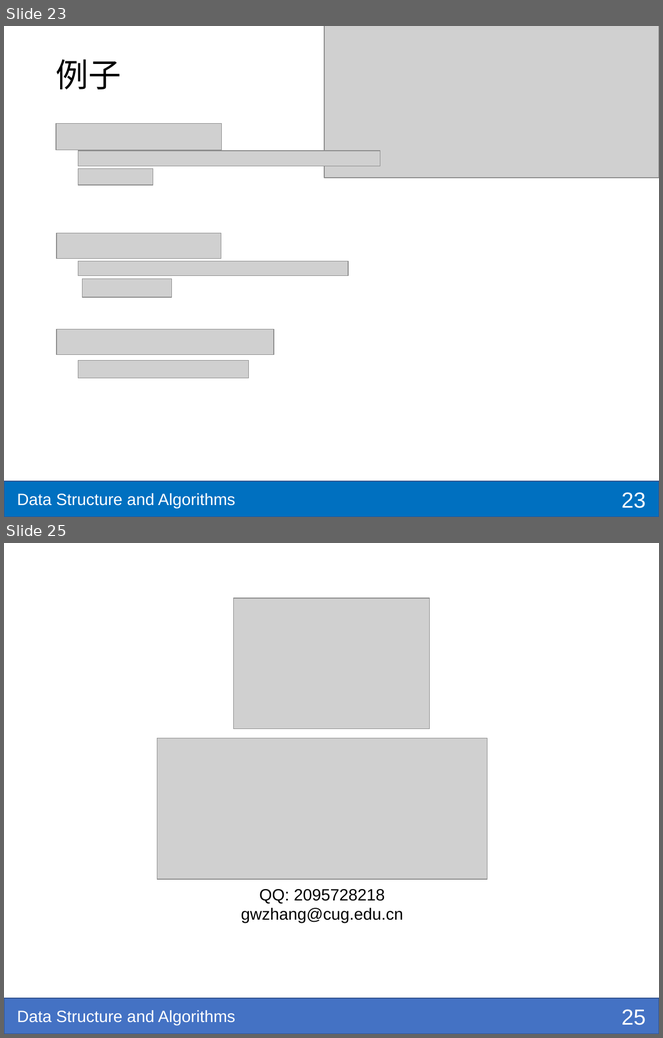
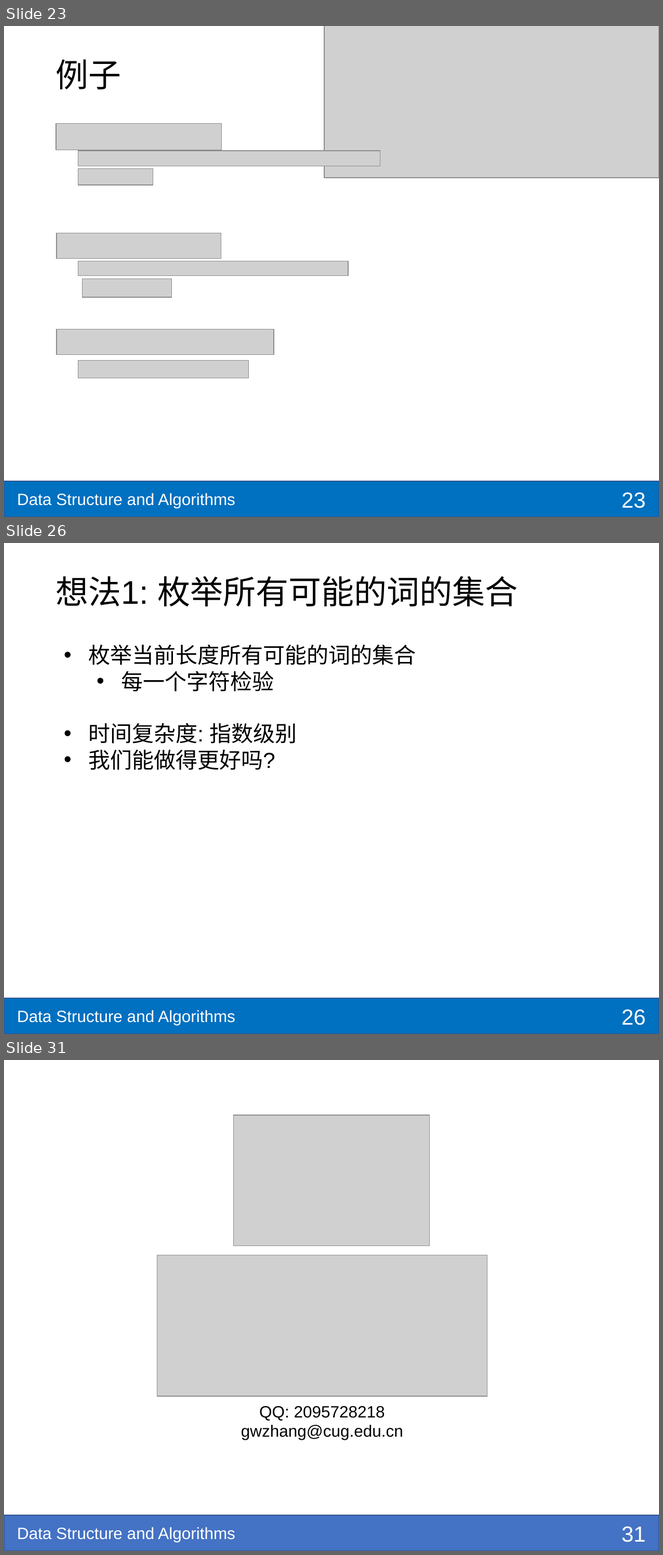
Before and after one commit to shzaiz/dx-public, a slide deck: notes/notes/ds-algo/ch3-recursive.pptx. Shown one above the other, each under a label of ours: slides 23 and 25 before the commit, slides 23, 26 and 31 after it; the slides between them are not shown. The pictures are 663x1038 and 663x1555 pixels, drawn with LibreOffice and Linux fonts; fonts in the diff are those of the drawing; grey boxes stand for pictures; background and template pictures are left out. Boxes give left, top, right and bottom in pixels: in the first picture for what was removed or moved away, otherwise in the second. Text is boxed around its words. In the diff, an @@ line names an element or a change of style, - is before the commit and + after.

```diff
--- a/notes/notes/ds-algo/ch3-recursive.pptx
+++ b/notes/notes/ds-algo/ch3-recursive.pptx
@@ slide 26 added at [4,543,659,1034], background #FFFFFF; not listed: 2 template elements that a slide beside it also shows @@
@@ title added at [55,576,518,606], 36 pt, text #000000 @@
+想法1: 枚举所有可能的词的集合
@@ text added at [88,644,416,770], 24 pt, text #000000 @@
+• 枚举当前长度所有可能的词的集合
+  • 每一个字符检验
+• 时间复杂度: 指数级别
+• 我们能做得更好吗?
@@ page number added at [622,1009,646,1026], 24 pt, text #FFFFFF @@
+26
@@ what was slide 25 is now slide 31 @@
@@ page number at [622,1526,646,1543]: text changed @@
-25
+31
```
Also in this commit, not shown: 2 slides changed, 5 other slides added, 16 other files.
